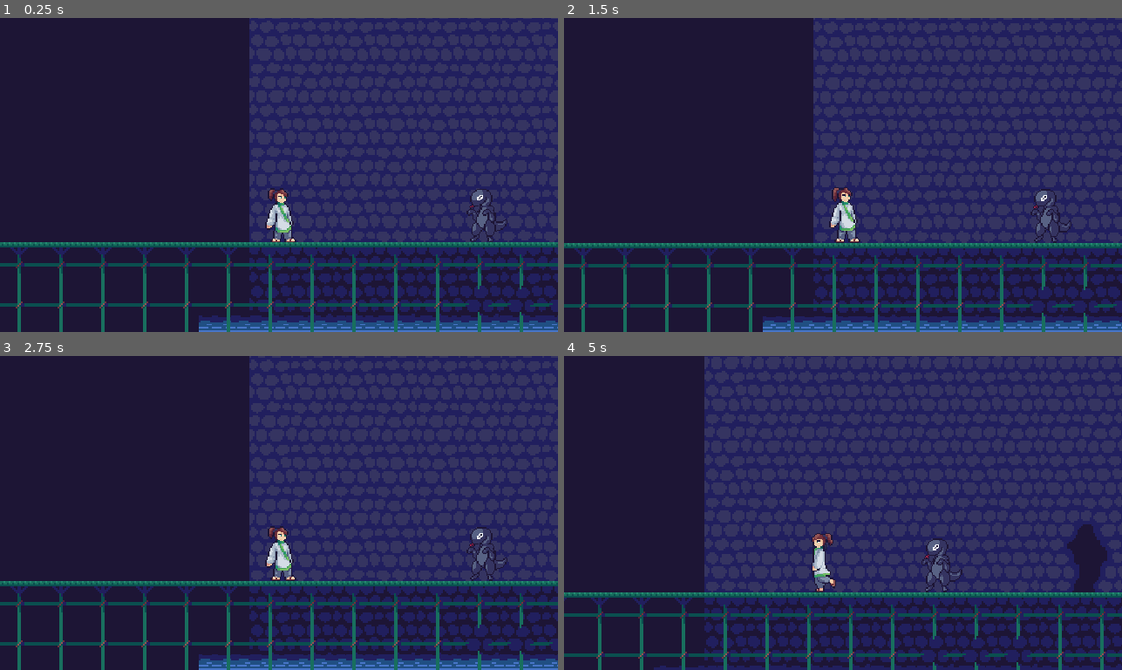
Above: before the commit, frames 1-4 (two rows, left to right).
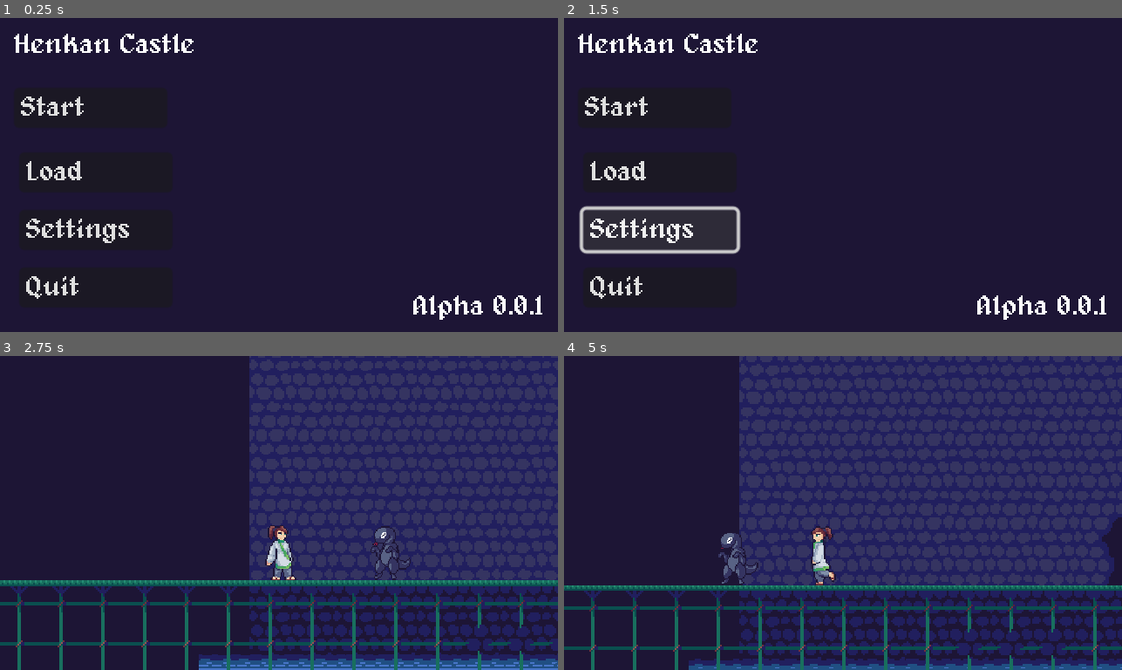
Above: after the commit, the same moments.

Repository: Aurpheus/TF_GameJam_2023
Game: Godot game, scene res://scenes/loader.tscn
Two runs of this game, one before a commit and one after it. Both use one fixed random seed, a clock stepped at 60 frames per second and the inputs below. Before the commit the project has no main scene; this scene is started directly in both runs.
Inputs (mouse positions are in pixels of both pictures, inside the frame that each line leads up to):
- Up to frame 1 (0.25 s): no input
- Up to frame 2 (1.5 s): click (658, 171) at 0.5 s, where only the run after the commit has a clickable "Load"; click (658, 231) at 1.25 s, where only the run after the commit has a clickable "Settings"
- Up to frame 3 (2.75 s): click (89, 447) at 2 s, where only the run after the commit has a clickable "Start"
- Up to frame 4 (5 s): tap Enter (ui_accept) at 2.75, 2.85, 3.02, 3.32, 3.77, 3.8, 4.07, 4.35 s; hold Right (ui_right) 2.78-4.28 s; tap Shift (sneak) at 3.6 s; hold Left (ui_left) from 4.28 s (still down)

The runs differ from the first frame. In frame 1, 56% of the frame differs, in the area x 0-100%, y 0-100%; in frame 2, 57%; in frame 3, 1.3%; in frame 4, 25%.

Commit message:
ennemi AI + hitbox

Diff:
--- a/Game/project.godot
+++ b/Game/project.godot
@@ -11,6 +11,7 @@
 [application]
 
 config/name="Tf Game Jam 2023"
+run/main_scene="res://scenes/loader.tscn"
 config/features=PackedStringArray("4.1", "Forward Plus")
 config/icon="res://icon.svg"
 
--- /dev/null
+++ b/Game/scenes/ennemies/ennemi_1.tscn
@@ -0,0 +1,68 @@
+[gd_scene load_steps=10 format=3 uid="uid://koos4f4dayl"]
+
+[ext_resource type="Texture2D" uid="uid://dv0d34krcxwc6" path="res://pictures/sprites/ennemis/salamender/salamender-Sheet.png" id="1_23ofr"]
+[ext_resource type="Script" path="res://scripts/ennemi_1.gd" id="1_uvo0o"]
+
+[sub_resource type="AtlasTexture" id="AtlasTexture_yj7ps"]
+atlas = ExtResource("1_23ofr")
+region = Rect2(0, 0, 48, 48)
+
+[sub_resource type="AtlasTexture" id="AtlasTexture_11aa2"]
+atlas = ExtResource("1_23ofr")
+region = Rect2(48, 0, 48, 48)
+
+[sub_resource type="AtlasTexture" id="AtlasTexture_u5wg6"]
+atlas = ExtResource("1_23ofr")
+region = Rect2(96, 0, 48, 48)
+
+[sub_resource type="AtlasTexture" id="AtlasTexture_017jd"]
+atlas = ExtResource("1_23ofr")
+region = Rect2(144, 0, 48, 48)
+
+[sub_resource type="SpriteFrames" id="SpriteFrames_ihi0t"]
+animations = [{
+"frames": [{
+"duration": 1.0,
+"texture": SubResource("AtlasTexture_yj7ps")
+}, {
+"duration": 1.0,
+"texture": SubResource("AtlasTexture_11aa2")
+}, {
+"duration": 1.0,
+"texture": SubResource("AtlasTexture_u5wg6")
+}, {
+"duration": 1.0,
+"texture": SubResource("AtlasTexture_017jd")
+}],
+"loop": true,
+"name": &"default",
+"speed": 5.0
+}]
+
+[sub_resource type="RectangleShape2D" id="RectangleShape2D_oeiis"]
+size = Vector2(7.5, 21.375)
+
+[sub_resource type="RectangleShape2D" id="RectangleShape2D_sgy7u"]
+size = Vector2(36, 31)
+
+[node name="salamender" type="CharacterBody2D"]
+script = ExtResource("1_uvo0o")
+
+[node name="AnimatedSprite2D" type="AnimatedSprite2D" parent="."]
+texture_filter = 1
+scale = Vector2(0.666667, 0.666667)
+sprite_frames = SubResource("SpriteFrames_ihi0t")
+autoplay = "default"
+centered = false
+
+[node name="CollisionShape2D" type="CollisionShape2D" parent="."]
+position = Vector2(14, 21.6875)
+shape = SubResource("RectangleShape2D_oeiis")
+
+[node name="Area2D" type="Area2D" parent="."]
+
+[node name="CollisionShape2D" type="CollisionShape2D" parent="Area2D"]
+position = Vector2(8, 16.5)
+shape = SubResource("RectangleShape2D_sgy7u")
+
+[connection signal="body_entered" from="Area2D" to="." method="_on_area_2d_body_entered"]
--- a/Game/scenes/hero.tscn
+++ b/Game/scenes/hero.tscn
@@ -93,7 +93,7 @@
 [sub_resource type="RectangleShape2D" id="RectangleShape2D_dgqd8"]
 size = Vector2(37.25, 34)
 
-[node name="Hero" type="CharacterBody2D"]
+[node name="Hero" type="CharacterBody2D" groups=["hero"]]
 script = ExtResource("1_2wxka")
 
 [node name="AnimatedSprite2D" type="AnimatedSprite2D" parent="."]
@@ -105,7 +105,7 @@
 autoplay = "idle"
 flip_h = true
 
-[node name="CollisionShape2D" type="CollisionShape2D" parent="."]
+[node name="CollisionShape2D" type="CollisionShape2D" parent="." groups=["hero"]]
 position = Vector2(-0.125, 1.875)
 shape = SubResource("RectangleShape2D_qdhc7")
 
--- a/Game/scenes/level2D.tscn
+++ b/Game/scenes/level2D.tscn
@@ -1,12 +1,12 @@
-[gd_scene load_steps=36 format=3 uid="uid://chng08fagg7lh"]
+[gd_scene load_steps=31 format=3 uid="uid://chng08fagg7lh"]
 
 [ext_resource type="Texture2D" uid="uid://cvha43p2oekrn" path="res://pictures/tilemaps/test_tiles.png" id="1_gimxc"]
 [ext_resource type="Script" path="res://scripts/level2D.gd" id="1_wkwvq"]
+[ext_resource type="PackedScene" uid="uid://koos4f4dayl" path="res://scenes/ennemies/ennemi_1.tscn" id="2_5k8pe"]
 [ext_resource type="Texture2D" uid="uid://dl4shnklxumjj" path="res://pictures/tilemaps/inside_tileset_v1.png" id="2_wdi1c"]
 [ext_resource type="Texture2D" uid="uid://bhnq7ueb25n0n" path="res://pictures/tilemaps/inside_tileset_v2.png" id="3_aq3l5"]
 [ext_resource type="PackedScene" uid="uid://b8qm2qygc668u" path="res://scenes/hide.tscn" id="4_0y7nd"]
 [ext_resource type="Texture2D" uid="uid://b4u0hphrk8edt" path="res://pictures/tilemaps/sewer_tileset.png" id="5_xt1en"]
-[ext_resource type="Texture2D" uid="uid://dv0d34krcxwc6" path="res://pictures/sprites/ennemis/salamender/salamender-Sheet.png" id="6_reci0"]
 [ext_resource type="Texture2D" uid="uid://dxflj2gxwc7ld" path="res://pictures/tilemaps/animated_sewers/animated_sewer2.png" id="8_s51eu"]
 [ext_resource type="Texture2D" uid="uid://bet44kwb8fn3s" path="res://pictures/tilemaps/animated_sewers/animated_sewer1.png" id="9_kq4mh"]
 
@@ -1105,42 +1105,6 @@
 sources/2 = SubResource("TileSetAtlasSource_5ryhn")
 sources/4 = SubResource("TileSetAtlasSource_luh6u")
 
-[sub_resource type="AtlasTexture" id="AtlasTexture_yj7ps"]
-atlas = ExtResource("6_reci0")
-region = Rect2(0, 0, 48, 48)
-
-[sub_resource type="AtlasTexture" id="AtlasTexture_11aa2"]
-atlas = ExtResource("6_reci0")
-region = Rect2(48, 0, 48, 48)
-
-[sub_resource type="AtlasTexture" id="AtlasTexture_u5wg6"]
-atlas = ExtResource("6_reci0")
-region = Rect2(96, 0, 48, 48)
-
-[sub_resource type="AtlasTexture" id="AtlasTexture_017jd"]
-atlas = ExtResource("6_reci0")
-region = Rect2(144, 0, 48, 48)
-
-[sub_resource type="SpriteFrames" id="SpriteFrames_ihi0t"]
-animations = [{
-"frames": [{
-"duration": 1.0,
-"texture": SubResource("AtlasTexture_yj7ps")
-}, {
-"duration": 1.0,
-"texture": SubResource("AtlasTexture_11aa2")
-}, {
-"duration": 1.0,
-"texture": SubResource("AtlasTexture_u5wg6")
-}, {
-"duration": 1.0,
-"texture": SubResource("AtlasTexture_017jd")
-}],
-"loop": true,
-"name": &"default",
-"speed": 5.0
-}]
-
 [sub_resource type="AtlasTexture" id="AtlasTexture_ov4i7"]
 atlas = ExtResource("8_s51eu")
 region = Rect2(0, 0, 24, 24)
@@ -1261,8 +1225,11 @@
 
 [node name="Level" type="Node2D"]
 script = ExtResource("1_wkwvq")
-spawnPoints = Array[Vector2]([Vector2(-24, 119), Vector2(304, 119)])
+spawnPoints = Array[Vector2]([Vector2(-31, 184.244), Vector2(304, 119)])
 spawnIndex = 1
+
+[node name="ennemi1" parent="." instance=ExtResource("2_5k8pe")]
+position = Vector2(44, 165)
 
 [node name="TileMap" type="TileMap" parent="."]
 texture_filter = 1
@@ -1296,13 +1263,6 @@
 layer_3/z_index = 3
 layer_3/tile_data = PackedInt32Array()
 
-[node name="AnimatedSprite2D" type="AnimatedSprite2D" parent="."]
-texture_filter = 1
-position = Vector2(88, 184)
-scale = Vector2(0.666667, 0.666667)
-sprite_frames = SubResource("SpriteFrames_ihi0t")
-autoplay = "default"
-
 [node name="Hide" parent="." instance=ExtResource("4_0y7nd")]
 position = Vector2(168, 176)
 
--- a/Game/scenes/loader.tscn
+++ b/Game/scenes/loader.tscn
@@ -1,7 +1,9 @@
-[gd_scene load_steps=3 format=3 uid="uid://crakbihrne4fh"]
+[gd_scene load_steps=5 format=3 uid="uid://crakbihrne4fh"]
 
 [ext_resource type="Script" path="res://scripts/loader.gd" id="1_jrxq7"]
 [ext_resource type="PackedScene" uid="uid://bk23h155nbu8" path="res://scenes/menus/pause.tscn" id="2_jfy2r"]
+[ext_resource type="PackedScene" uid="uid://dalv1jjofhjpu" path="res://scenes/menus/title.tscn" id="3_u0xoy"]
+[ext_resource type="PackedScene" uid="uid://bu3ey22dm6ur8" path="res://scenes/menus/game_over.tscn" id="4_3f16k"]
 
 [node name="Loader" type="Node2D"]
 process_mode = 3
@@ -23,3 +25,8 @@
 offset_bottom = 40.0
 
 [node name="pause" parent="menus" instance=ExtResource("2_jfy2r")]
+
+[node name="Title" parent="menus" instance=ExtResource("3_u0xoy")]
+
+[node name="gameOver" parent="menus" instance=ExtResource("4_3f16k")]
+visible = false
--- /dev/null
+++ b/Game/scenes/menus/game_over.tscn
@@ -0,0 +1,67 @@
+[gd_scene load_steps=3 format=3 uid="uid://bu3ey22dm6ur8"]
+
+[ext_resource type="Theme" uid="uid://cor8s7fx2ocmk" path="res://basic.tres" id="1_6tg2a"]
+[ext_resource type="Script" path="res://scripts/game_over.gd" id="1_pdh5e"]
+
+[node name="gameOver" type="Control"]
+layout_mode = 3
+anchors_preset = 0
+offset_right = 40.0
+offset_bottom = 40.0
+script = ExtResource("1_pdh5e")
+
+[node name="ColorRect" type="ColorRect" parent="."]
+z_index = 1705
+layout_mode = 0
+offset_top = -8.0
+offset_right = 320.0
+offset_bottom = 184.0
+color = Color(0.113725, 0.0823529, 0.207843, 1)
+
+[node name="Label" type="Label" parent="ColorRect"]
+texture_filter = 1
+layout_mode = 0
+offset_left = 112.0
+offset_top = 24.0
+offset_right = 208.0
+offset_bottom = 47.0
+theme = ExtResource("1_6tg2a")
+text = "GAME OVER"
+horizontal_alignment = 1
+vertical_alignment = 1
+
+[node name="Desc" type="Label" parent="ColorRect"]
+texture_filter = 1
+layout_mode = 0
+offset_left = 40.0
+offset_top = 56.0
+offset_right = 280.0
+offset_bottom = 144.0
+theme = ExtResource("1_6tg2a")
+text = "You are now a gooey salamender..."
+horizontal_alignment = 1
+vertical_alignment = 1
+autowrap_mode = 3
+
+[node name="Continue" type="Button" parent="ColorRect"]
+texture_filter = 1
+layout_mode = 0
+offset_left = 64.0
+offset_top = 136.0
+offset_right = 144.0
+offset_bottom = 160.0
+theme = ExtResource("1_6tg2a")
+text = "Continue"
+
+[node name="Quit" type="Button" parent="ColorRect"]
+texture_filter = 1
+layout_mode = 0
+offset_left = 176.0
+offset_top = 136.0
+offset_right = 256.0
+offset_bottom = 160.0
+theme = ExtResource("1_6tg2a")
+text = "Quit"
+
+[connection signal="pressed" from="ColorRect/Continue" to="." method="_on_button_pressed"]
+[connection signal="pressed" from="ColorRect/Quit" to="." method="_on_button_2_pressed"]
--- a/Game/scenes/menus/pause.tscn
+++ b/Game/scenes/menus/pause.tscn
@@ -44,6 +44,7 @@
 
 [node name="Quit" type="Button" parent="ColorRect"]
 texture_filter = 1
+layout_mode = 0
 offset_left = 110.0
 offset_top = 151.0
 offset_right = 209.0
--- /dev/null
+++ b/Game/scenes/menus/title.tscn
@@ -0,0 +1,88 @@
+[gd_scene load_steps=3 format=3 uid="uid://dalv1jjofhjpu"]
+
+[ext_resource type="Theme" uid="uid://cor8s7fx2ocmk" path="res://basic.tres" id="1_73pr0"]
+[ext_resource type="Script" path="res://scripts/title.gd" id="1_o304o"]
+
+[node name="Title" type="Control"]
+layout_mode = 3
+anchors_preset = 0
+offset_right = 40.0
+offset_bottom = 40.0
+script = ExtResource("1_o304o")
+
+[node name="ColorRect" type="ColorRect" parent="."]
+layout_mode = 0
+offset_top = -8.0
+offset_right = 320.0
+offset_bottom = 184.0
+color = Color(0.113725, 0.0823529, 0.207843, 1)
+
+[node name="Label" type="Label" parent="ColorRect"]
+texture_filter = 1
+layout_mode = 0
+offset_left = 8.0
+offset_top = 16.0
+offset_right = 168.0
+offset_bottom = 48.0
+theme = ExtResource("1_73pr0")
+text = "Henkan Castle"
+
+[node name="Label2" type="Label" parent="ColorRect"]
+texture_filter = 1
+layout_mode = 0
+offset_left = 152.0
+offset_top = 166.0
+offset_right = 312.0
+offset_bottom = 184.0
+theme = ExtResource("1_73pr0")
+text = "Alpha 0.0.1"
+horizontal_alignment = 2
+
+[node name="Start" type="Button" parent="ColorRect"]
+texture_filter = 1
+layout_mode = 0
+offset_left = 8.0
+offset_top = 48.0
+offset_right = 96.0
+offset_bottom = 64.0
+theme = ExtResource("1_73pr0")
+text = "Start"
+alignment = 0
+
+[node name="Load" type="Button" parent="ColorRect"]
+texture_filter = 1
+layout_mode = 0
+offset_left = 11.0
+offset_top = 85.0
+offset_right = 99.0
+offset_bottom = 108.0
+theme = ExtResource("1_73pr0")
+text = "Load
+"
+alignment = 0
+
+[node name="Settings" type="Button" parent="ColorRect"]
+texture_filter = 1
+layout_mode = 0
+offset_left = 11.0
+offset_top = 118.0
+offset_right = 99.0
+offset_bottom = 141.0
+theme = ExtResource("1_73pr0")
+text = "Settings
+"
+alignment = 0
+
+[node name="Quit" type="Button" parent="ColorRect"]
+texture_filter = 1
+layout_mode = 0
+offset_left = 11.0
+offset_top = 151.0
+offset_right = 99.0
+offset_bottom = 174.0
+theme = ExtResource("1_73pr0")
+text = "Quit"
+alignment = 0
+
+[connection signal="pressed" from="ColorRect/Start" to="." method="_on_start_pressed"]
+[connection signal="pressed" from="ColorRect/Quit" to="." method="_on_quit_pressed"]
--- /dev/null
+++ b/Game/scripts/AIModel.gd
@@ -0,0 +1,5 @@
+class_name AIModel extends Node
+
+func move(node : Node2D):
+	print("unimplemented")
+	return true
--- /dev/null
+++ b/Game/scripts/AIModels/dumbAI.gd
@@ -0,0 +1,7 @@
+extends AIModel
+
+const SPEED = 40.0
+
+func move(node : Node2D):
+	node.velocity.x = -1 * SPEED
+	return true
--- /dev/null
+++ b/Game/scripts/ennemi_1.gd
@@ -0,0 +1,42 @@
+extends CharacterBody2D
+
+const SPEED = 300.0
+const JUMP_VELOCITY = -400.0
+
+# Get the gravity from the project settings to be synced with RigidBody nodes.
+var gravity = ProjectSettings.get_setting("physics/2d/default_gravity")
+
+@export var AI_Model_Path : String = "res://scripts/AIModels/dumbAI.gd"
+
+var AIModel = null
+
+func _init():
+	load_AI_Model(AI_Model_Path)
+
+
+func _physics_process(delta):
+	# Add the gravity.
+	if not is_on_floor():
+		velocity.y += gravity * delta
+
+	if(!AIModel.move(self)):
+		velocity.x = move_toward(velocity.x, 0, SPEED)
+	# Handle Jump.
+	#if Input.is_action_just_pressed("ui_accept") and is_on_floor():
+	#	velocity.y = JUMP_VELOCITY
+
+	# Get the input direction and handle the movement/deceleration.
+	# As good practice, you should replace UI actions with custom gameplay actions.
+	#var direction = Input.get_axis("ui_left", "ui_right")
+	#if direction:
+	#	velocity.x = direction * SPEED
+	#else:
+
+	move_and_slide()
+
+func load_AI_Model(path : String):
+	AIModel = load(path).new()
+
+func _on_area_2d_body_entered(body):
+	if body.is_in_group("hero"):
+		body.process_ennemy(name)
--- /dev/null
+++ b/Game/scripts/game_over.gd
@@ -0,0 +1,19 @@
+extends Control
+
+
+# Called when the node enters the scene tree for the first time.
+func _ready():
+	pass # Replace with function body.
+
+
+# Called every frame. 'delta' is the elapsed time since the previous frame.
+func _process(delta):
+	pass
+
+
+func _on_button_pressed():
+	pass # Replace with function body.
+
+
+func _on_button_2_pressed():
+	get_tree().quit()
--- a/Game/scripts/hero.gd
+++ b/Game/scripts/hero.gd
@@ -16,7 +16,6 @@
 		velocity.y += gravity * delta
 
 	var direction = Input.get_axis("ui_left", "ui_right")
-
 
 	if Input.is_action_pressed("ui_up")  and is_on_floor() and interactive_areas.size() > 0: # replace with check if item that can hide
 
@@ -89,3 +88,6 @@
 		if area != interactive_area:
 			t.append(area)
 	interactive_areas = t
+
+func process_ennemy(ennemiName : String):
+	print("Game over")
--- a/Game/scripts/loader.gd
+++ b/Game/scripts/loader.gd
@@ -3,12 +3,7 @@
 
 # Called when the node enters the scene tree for the first time.
 func _ready():
-	load_default_map()
-
-func load_default_map():
-	var inst = load("res://scenes/levels/intro/test_level.tscn").instantiate()
-	inst.spawnIndex = 0
-	$Level.add_child(inst)
+	pass
 
 
 # Called every frame. 'delta' is the elapsed time since the previous frame.
@@ -25,3 +20,8 @@
 
 func get_hero():
 	return $Level/Level/Hero
+
+func load_Start_Map():
+	var inst = load("res://scenes/level2D.tscn").instantiate()
+	inst.spawnIndex = 0
+	$Level.add_child(inst)
--- /dev/null
+++ b/Game/scripts/title.gd
@@ -0,0 +1,20 @@
+extends Control
+
+
+# Called when the node enters the scene tree for the first time.
+func _ready():
+	pass # Replace with function body.
+
+
+# Called every frame. 'delta' is the elapsed time since the previous frame.
+func _process(delta):
+	pass
+
+
+func _on_start_pressed():
+	visible = false
+	get_parent().get_parent().load_Start_Map()
+
+
+func _on_quit_pressed():
+	get_tree().quit()
